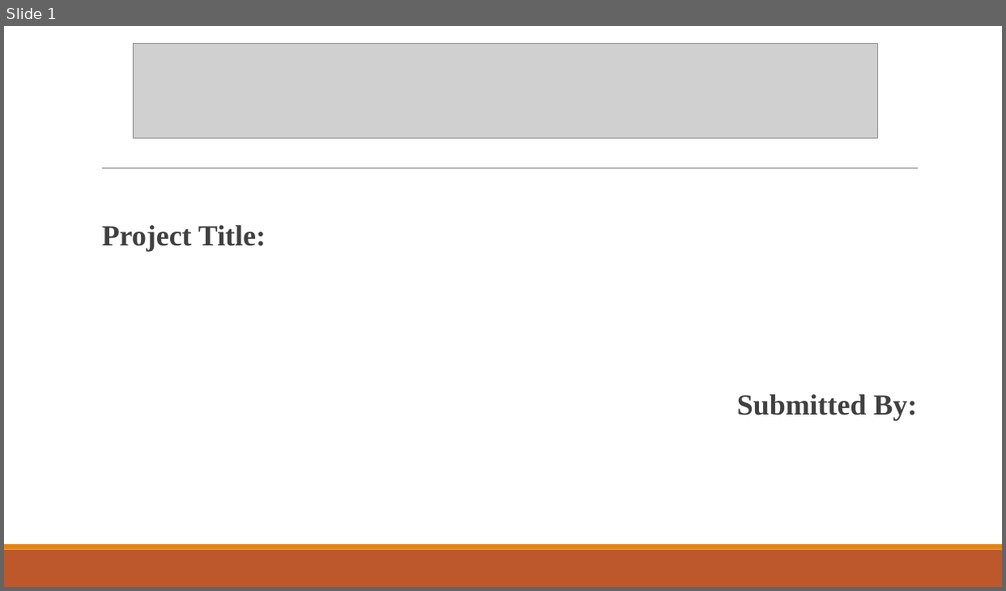
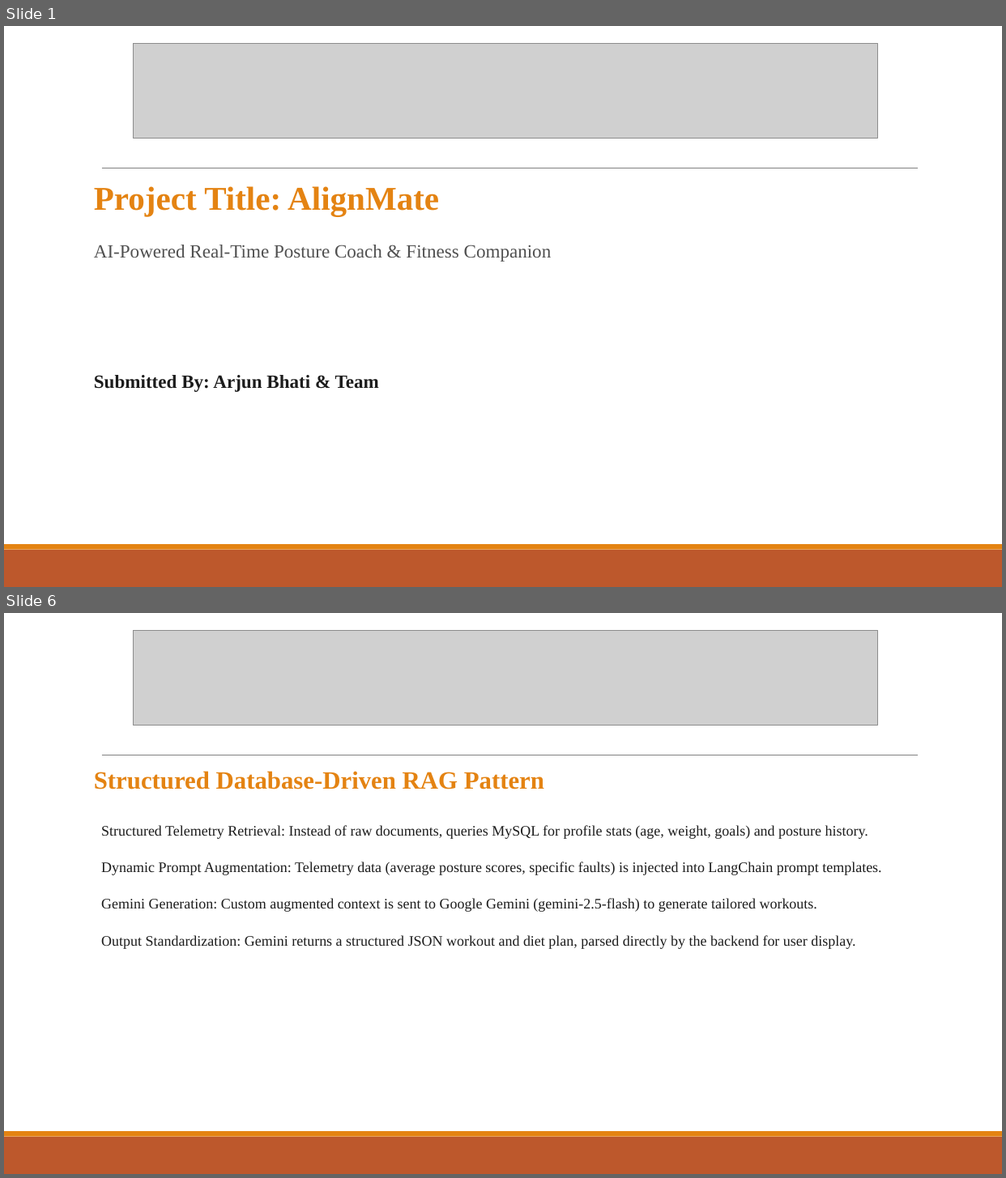
Before and after one commit to cartibhati/AlignMate-Fullstack, a slide deck: Presentation_PPt.pptx. Shown one above the other, each under a label of ours: slide 1 before the commit, slides 1 and 6 after it; the slides between them are not shown. The pictures are 1006x591 and 1006x1178 pixels, drawn with LibreOffice and Linux fonts; fonts in the diff are those of the drawing; grey boxes stand for pictures. Boxes give left, top, right and bottom in pixels: in the first picture for what was removed or moved away, otherwise in the second. Text is boxed around its words. In the diff, an @@ line names an element or a change of style, - is before the commit and + after.

```diff
--- a/Presentation_PPt.pptx
+++ b/Presentation_PPt.pptx
@@ slide 6 added at bbox=[4, 613, 1002, 1174], background #FFFFFF; not listed: 3 template elements that a slide beside it also shows @@
@@ picture added at bbox=[134, 630, 878, 726] @@
@@ text added at bbox=[94, 771, 881, 949], 14 pt, text #1C1C1C @@
+Structured Database-Driven RAG Pattern
+  Structured Telemetry Retrieval: Instead of raw documents, queries MySQL for profile stats (age, weight, goals) and posture history.
+  Dynamic Prompt Augmentation: Telemetry data (average posture scores, specific faults) is injected into LangChain prompt templates.
+  Gemini Generation: Custom augmented context is sent to Google Gemini (gemini-2.5-flash) to generate tailored workouts.
+  Output Standardization: Gemini returns a structured JSON workout and diet plan, parsed directly by the backend for user display.
@@ slide 1 changed as well @@
@@ text at bbox=[94, 186, 552, 392]: text changed; size 28 to 18 pt; text colour #404040 to #505050 @@
-  Project Title:
-  Submitted By:
+Project Title: AlignMate
+AI-Powered Real-Time Posture Coach & Fitness Companion
+Submitted By: Arjun Bhati & Team
```
Also in this commit, not shown: 1 other slide changed, 7 other slides added, 3 slides removed, 1 other file.
